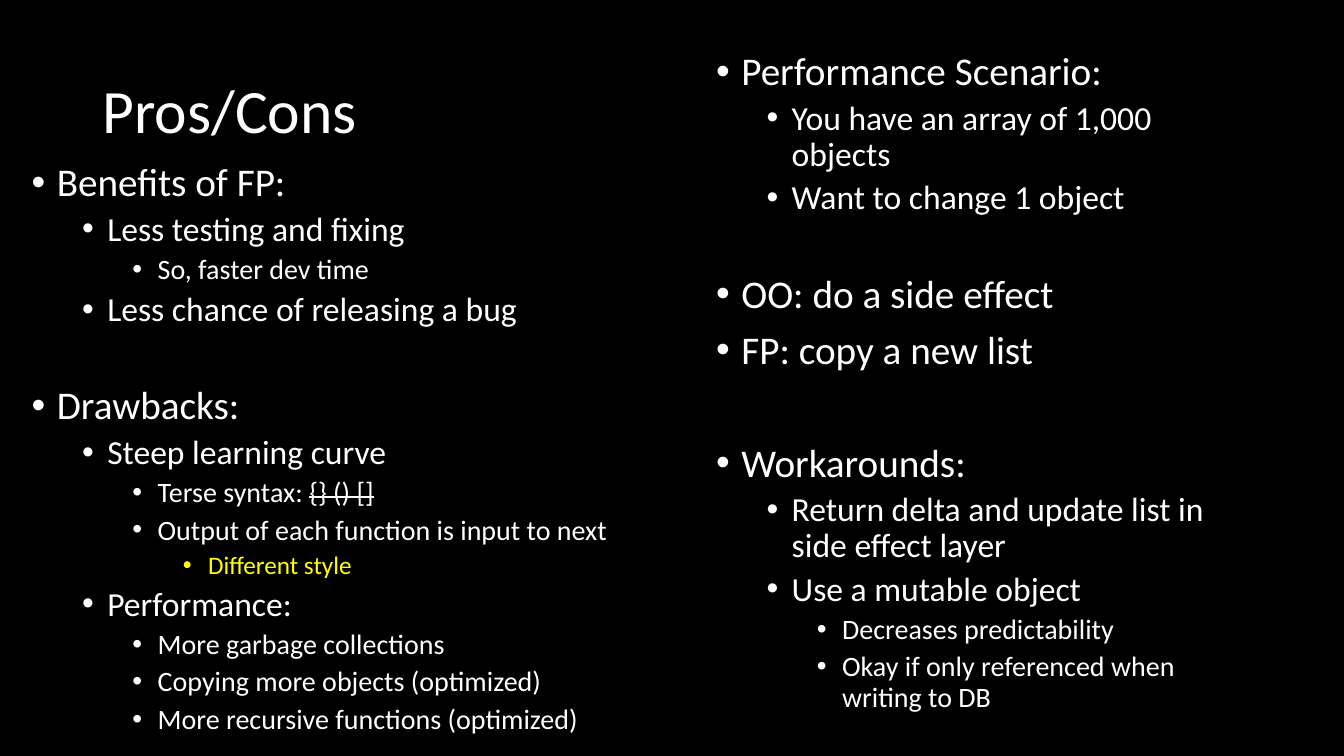
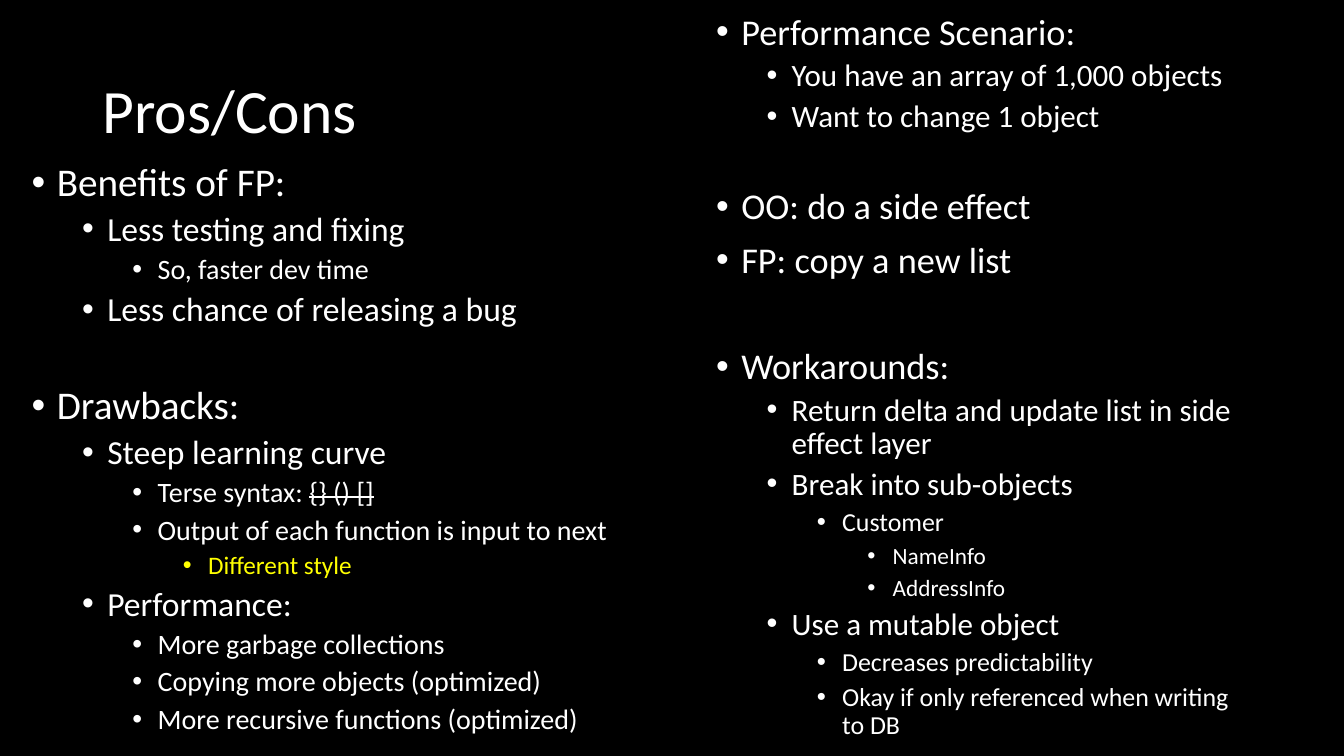
Before and after one commit to jaydpather/FSharpETLDemo, a slide deck: slide 6 of presentations/FSharpETLDemo.pptx. Drawn at 1344x756 pixels with LibreOffice and Linux fonts; fonts in the diff are those of the drawing. Boxes give left, top, right and bottom in pixels: in the first picture for what was removed or moved away, otherwise in the second. Text is boxed around its words. In the diff, an @@ line names an element or a change of style, - is before the commit and + after.

```diff
--- a/presentations/FSharpETLDemo.pptx
+++ b/presentations/FSharpETLDemo.pptx
@@ text "Performance Scenario:": place and size @@
-text "Performance Scenario:" at box(741, 58, 1203, 712)
+text "Performance Scenario:" at box(741, 20, 1231, 735)
@@ text at box(741, 20, 1231, 735): size 28 to 25.9 pt in "Performance Scenario:", "OO: do a side effect", "FP: copy a new list", "Workarounds:"; size 24 to 22.2 pt in "You have an array of 1,000 objects", "Want to change 1 object", "Return delta and update list in side ...", "Use a mutable object"; size 20 to 18.5 pt in "Decreases predictability", "Okay if only referenced when writing to ..." @@
@@ text at box(792, 473, 1073, 596): paragraphs added @@
+  • Break into sub-objects
+    • Customer
+      • NameInfo
+      • AddressInfo
```
Also in this commit, not shown: 4 other slides changed, 3 slides added, 13 other files.
